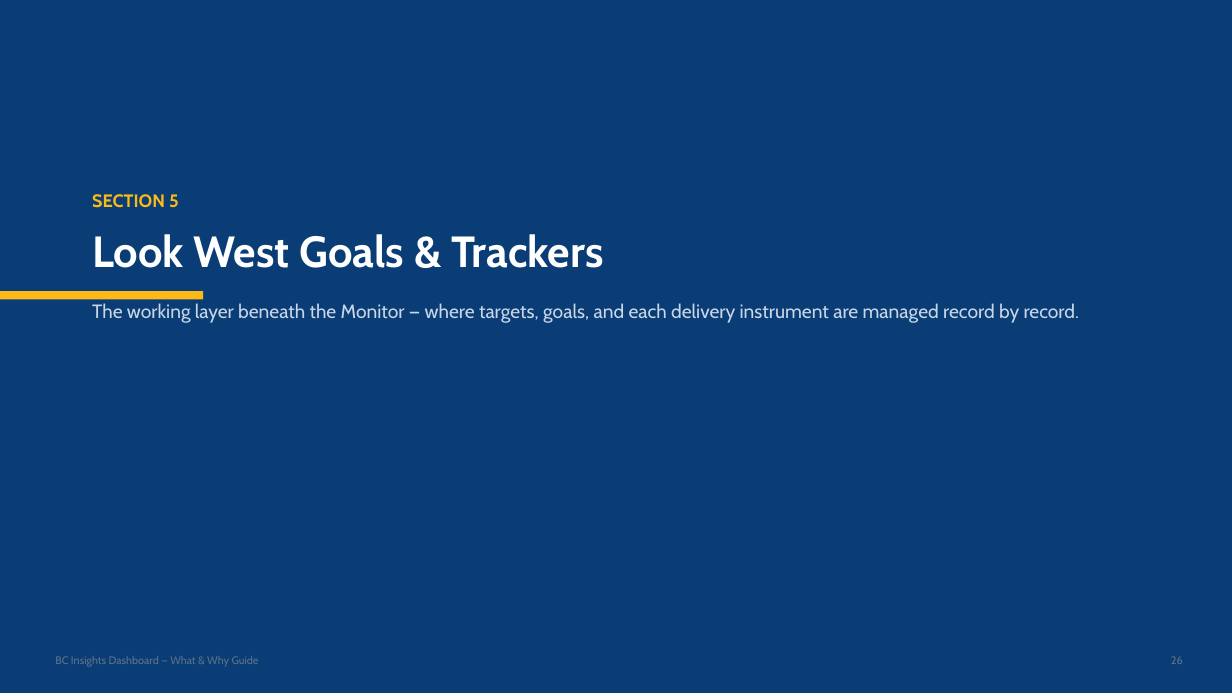
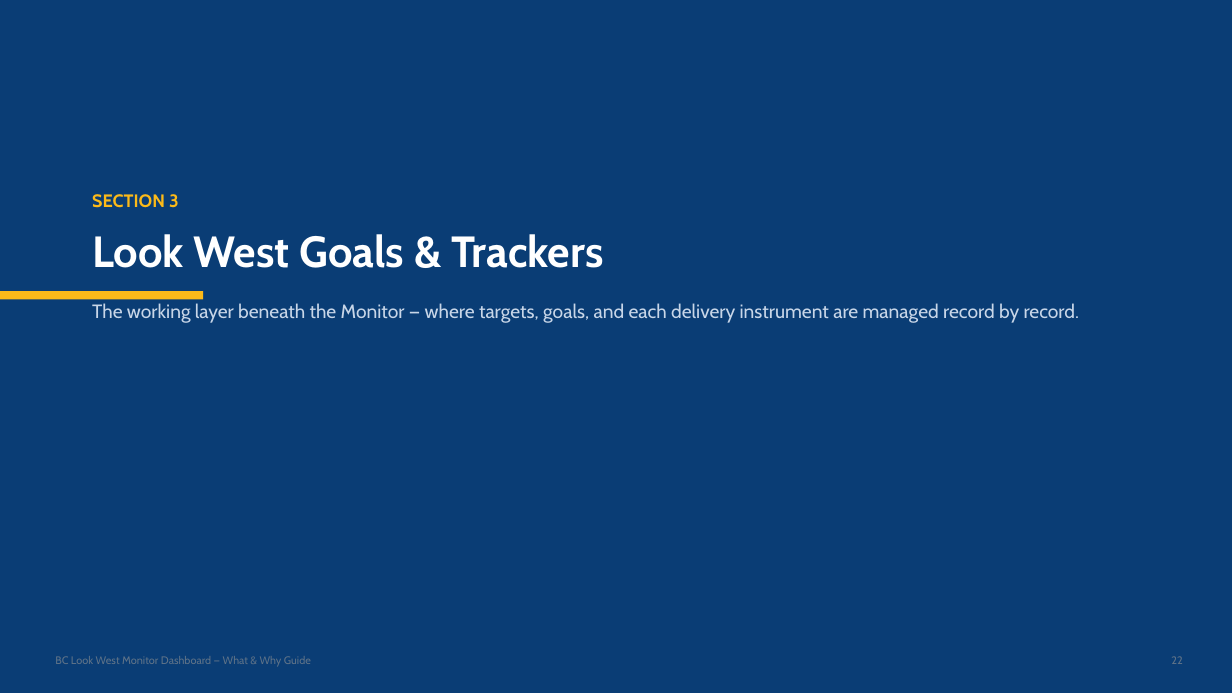
Before and after one commit to bcgov/BCLS, a slide deck: slide 23 of BCLS_Dashboard_Guide.pptx (slide 27 before the commit). Drawn at 1232x693 pixels with LibreOffice and Linux fonts; fonts in the diff are those of the drawing. Boxes give left, top, right and bottom in pixels: in the first picture for what was removed or moved away, otherwise in the second. Text is boxed around its words. In the diff, an @@ line names an element or a change of style, - is before the commit and + after.

```diff
--- a/BCLS_Dashboard_Guide.pptx
+++ b/BCLS_Dashboard_Guide.pptx
@@ text at [92,194,179,208]: text changed @@
-SECTION 5
+SECTION 3
@@ text at [55,656,311,667]: text changed @@
-BC Insights Dashboard — What & Why Guide
+BC Look West Monitor Dashboard — What & Why Guide
@@ text at [1171,656,1182,664]: text changed @@
-26
+22
```
Also in this commit, not shown: 39 other slides changed, 8 slides added, 4 slides removed.
